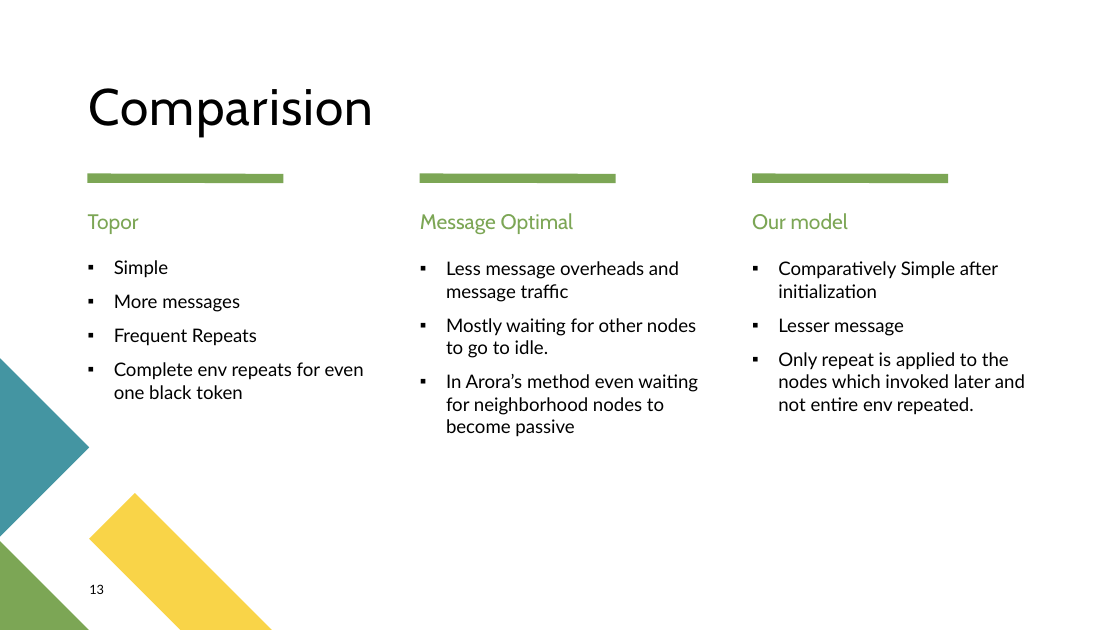
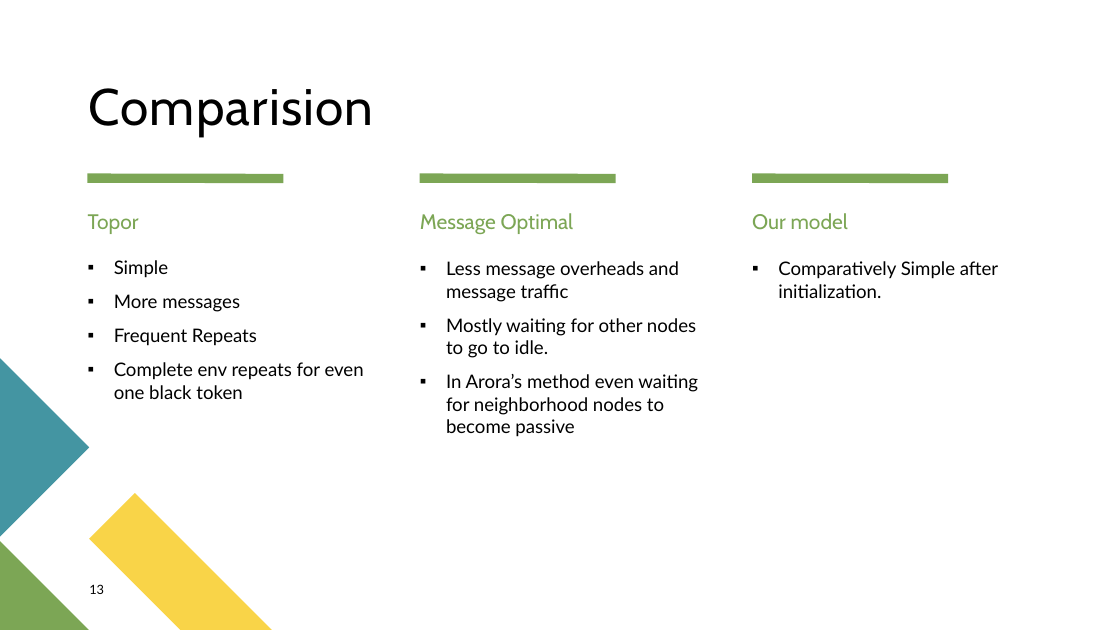
Before and after one commit to adisarip/DS_Project, a slide deck: slide 13 of presentation/Presentation.pptx. Drawn at 1120x630 pixels with LibreOffice and Linux fonts; fonts in the diff are those of the drawing. Boxes give left, top, right and bottom in pixels: in the first picture for what was removed or moved away, otherwise in the second. Text is boxed around its words. In the diff, an @@ line names an element or a change of style, - is before the commit and + after.

```diff
--- a/presentation/Presentation.pptx
+++ b/presentation/Presentation.pptx
@@ text at (778, 261, 998, 298): text changed @@
-▪ Comparatively Simple after initialization
-▪ Lesser message
-▪ Only repeat is applied to the nodes which invoked later and not entire env repeated.
+▪ Comparatively Simple after initialization.
```
Also in this commit, not shown: 9 other slides changed.
